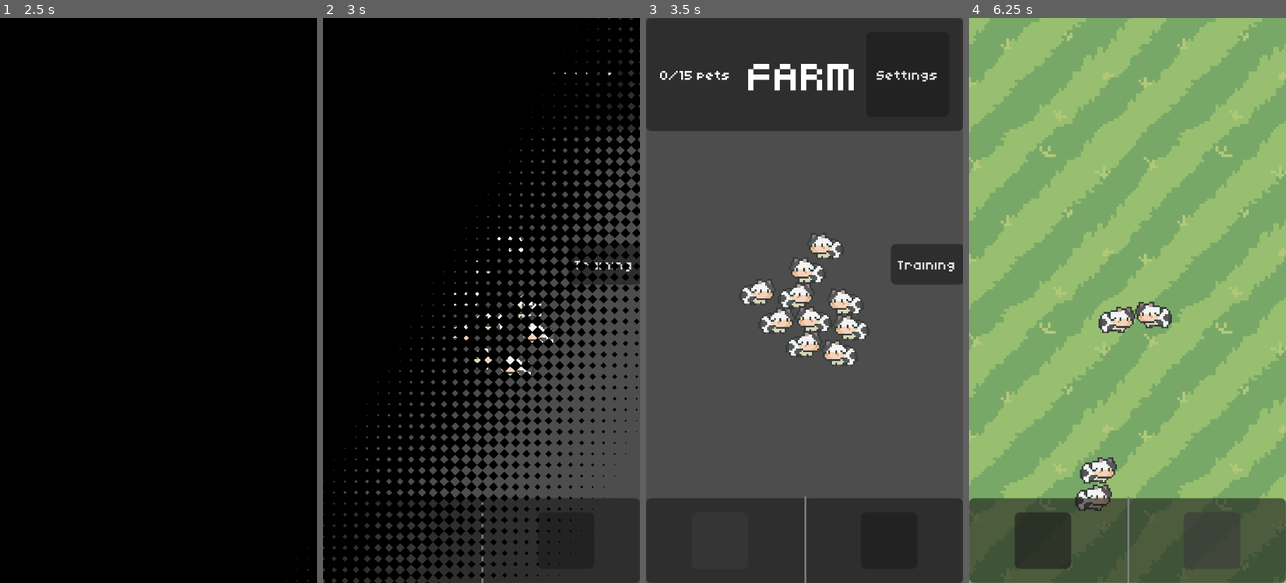
Above: before the commit, frames 1-4 (left to right).
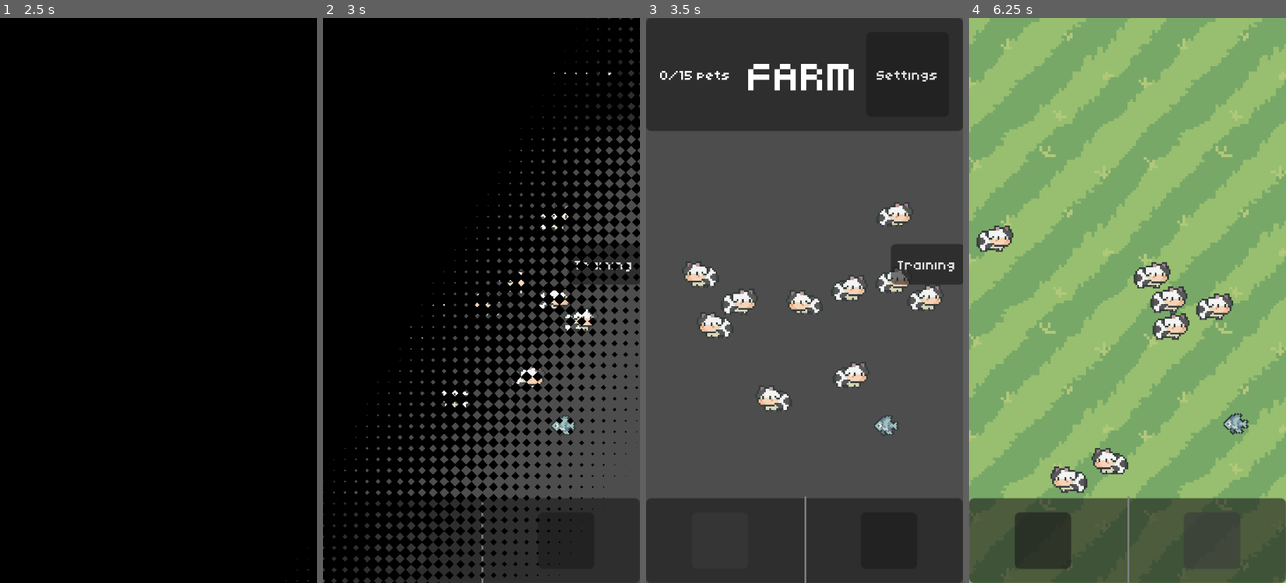
Above: after the commit, the same moments.

Repository: D2rkL1fe/AFK-FARM
Game: Godot game, scene res://scenes/splash/splash.tscn
The game is run twice, just before and just after one commit, with the same random seed, the same clock (stepped at 60 frames per second) and the same inputs. The engine's default icon, where the game draws it, is replaced by a stand-in: a white triangle on a blue panel in a dark square.
Inputs (mouse positions are in pixels of both pictures, inside the frame that each line leads up to):
- Up to frame 1 (2.5 s): tap Enter at 0.5, 2.1 s; move the mouse to (228, 272) at 0.52 s; hold Right (ui_right) 0.53-1.28 s; hold K 0.53-1.28 s; click (228, 272) at 0.67 s; move the mouse to (95, 328) at 1.27 s; hold Down (ui_down) 1.28-2.03 s; tap Tab at 1.35 s; click (95, 328) at 1.42 s; tap Space at 2 s; move the mouse to (190, 176) at 2.02 s; hold Right (ui_right) from 2.03 s (still down); click (190, 176) at 2.17 s
- Up to frame 2 (3 s): release Right (ui_right) at 2.75 s; click (395, 537) at 2.75 s
- Up to frame 3 (3.5 s): no input
- Up to frame 4 (6.25 s): click (1213, 537) at 3.5 s; click "Training" at 4.25 s; click (1041, 537) at 5 s; click (1213, 537) at 5.75 s

Frame 1 is identical in both runs. In frame 2, 1.3% of the frame differs, in the area x 27-87%, y 33-74%; in frame 3, 5.8%, in the area x 11-94%, y 32-74%; in frame 4, 4.4%.

Commit message:
added cows wandering

Diff:
--- a/entities/Entity.gd
+++ b/entities/Entity.gd
@@ -11,7 +11,10 @@
 const PASSIVE_HUNGER_LOSS_PER_SEC: float = 0.05
 const MOVEMENT_ENERGY_COST_PER_SEC: float = 3.0
 const MOVEMENT_HUNGER_COST_PER_SEC: float = 0.1
-const MOVEMENT_THRESHOLD: float = 5.0
+const MOVEMENT_THRESHOLD: float = 15.0
+const PASSIVE_ENERGY_REGEN_PER_SEC: float = 2.0
+const WANDERING_XP_GAIN_PER_SEC: float = 0.5
+const BASE_WANDERING_EXP_TO_NEXT_LEVEL: int = 100
 
 const MAX_LEVEL: int = 100
 const LOW_HUNGER_THRESHOLD: float = 25.0
@@ -19,29 +22,50 @@
 const STAT_PENALTY_THRESHOLD: float = 50.0
 const MOVE_SPEED_BASE: float = 25.0
 const MOUSE_FOLLOW_SPEED_BASE: float = 60.0
+const REWARD_COLLECTION_RANGE: float = 12.0
+
+const MEMORY_DECAY_TIME: float = 10.0
+const MEMORY_UPDATE_DISTANCE: float = 30.0
+const COLLISION_AVOIDANCE_STRENGTH: float = 50.0
+const MIN_FLICKER_VELOCITY: float = 1.0
 
 var current_exp: int = 0
-var exp_to_next_level: int = 50
+var exp_to_next_level: int = 30
 var level: int = 1
 var current_hunger: float = 100.0
 var current_energy: float = 100.0
 
+var wandering_level: int = 1
+var current_wandering_exp: float = 0.0
+var wandering_exp_to_next_level: int = BASE_WANDERING_EXP_TO_NEXT_LEVEL
+var wander_search_radius: float = 50.0
+var wander_radius_base: float = 50.0
+
+var last_wandered_pos: Vector2 = Vector2.ZERO
+var last_wandered_time: float = 0.0
+
 var move_speed_multiplier: float
 var energy_cost_multiplier: float
 var exp_gain_multiplier: float
 
-enum State { WANDERING, FOLLOWING, IDLE, FOLLOWING_MOUSE }
+enum State { WANDERING, FOLLOWING, IDLE, FOLLOWING_MOUSE, SEEKING_REWARD }
 var current_state: State = State.WANDERING
 
 var target_pos : Vector2
 var leader: CharacterBody2D = null
 var follow_offset: Vector2 = Vector2.ZERO
+var target_reward: Node2D = null
 
 const LERP_SMOOTHNESS: float = 4.0
 const REPULSION_STRENGTH: float = 35.0
 
 func _init():
 	randomize_stats()
+
+func _ready() -> void:
+	move()
+	last_wandered_pos = global_position
+	last_wandered_time = Time.get_ticks_msec() / 1000.0
 
 func randomize_stats():
 	move_speed_multiplier = randf_range(0.7, 1.3)
@@ -74,11 +98,21 @@
 	while current_exp >= exp_to_next_level and level < MAX_LEVEL:
 		current_exp -= exp_to_next_level
 		level += 1
-		exp_to_next_level = int(exp_to_next_level * 1.2) + 50
-		print("Pet leveled up to ", level, "! Next EXP needed: ", exp_to_next_level)
+		exp_to_next_level = int(exp_to_next_level * 1.15) + 30
 
 	if level >= MAX_LEVEL:
 		current_exp = exp_to_next_level
+
+func wandering_level_up():
+	while current_wandering_exp >= wandering_exp_to_next_level:
+		current_wandering_exp -= wandering_exp_to_next_level
+		wandering_level += 1
+		wandering_exp_to_next_level = int(wandering_exp_to_next_level * 1.2)
+		wander_search_radius = wander_radius_base + float(wandering_level) * 5.0
+
+func eat_fish(hunger_restore: float, energy_restore: float) -> void:
+	current_hunger = clampf(current_hunger + hunger_restore, 0, 100)
+	current_energy = clampf(current_energy + energy_restore, 0, get_max_energy())
 
 func _physics_process(delta: float) -> void:
 
@@ -89,6 +123,28 @@
 	if current_energy > max_energy:
 		current_energy = max_energy
 
+	if current_state != State.FOLLOWING_MOUSE:
+		current_energy = clampf(current_energy + PASSIVE_ENERGY_REGEN_PER_SEC * delta, 0, max_energy)
+
+	if current_state == State.WANDERING or current_state == State.IDLE:
+		check_for_rewards()
+		current_wandering_exp += WANDERING_XP_GAIN_PER_SEC * delta
+		wandering_level_up()
+		if global_position.distance_to(last_wandered_pos) >= MEMORY_UPDATE_DISTANCE:
+			last_wandered_pos = global_position
+			last_wandered_time = Time.get_ticks_msec() / 1000.0
+
+	if current_state == State.SEEKING_REWARD:
+		if is_instance_valid(target_reward):
+			target_pos = target_reward.global_position
+
+			if global_position.distance_to(target_pos) <= REWARD_COLLECTION_RANGE:
+				target_reward._on_interacted(self)
+				target_reward = null
+				move()
+		else:
+			move()
+
 	var current_move_speed: float = get_current_move_speed()
 
 	if current_state == State.FOLLOWING:
@@ -96,16 +152,32 @@
 
 	var direction = (target_pos - global_position).normalized()
 
-	sprite.z_index = int(global_position.y)
+	sprite.z_index = int(global_position.y) + 1000
 
 	var desired_velocity: Vector2
-	var is_moving: bool = global_position.distance_to(target_pos) > 5.0
+	var is_moving: bool = global_position.distance_to(target_pos) > MOVEMENT_THRESHOLD or current_state == State.SEEKING_REWARD
 
 	if is_moving:
-		desired_velocity = direction * current_move_speed + calculate_avoidance_force()
+		var avoidance_force = calculate_avoidance_force()
+		var memory_force = calculate_memory_force()
+
+		desired_velocity = direction * current_move_speed + avoidance_force + memory_force
+
 		sprite.play("move")
-		sprite.flip_h = desired_velocity.x > 0
-		velocity = lerp(velocity, desired_velocity, LERP_SMOOTHNESS * delta)
+
+		if current_state == State.WANDERING:
+			var random_deviation = Vector2.from_angle(randf_range(-PI/8, PI/8))
+			desired_velocity = desired_velocity.rotated(random_deviation.angle())
+
+		if velocity.x > MIN_FLICKER_VELOCITY:
+			sprite.flip_h = true
+		elif velocity.x < -MIN_FLICKER_VELOCITY:
+			sprite.flip_h = false
+
+		if current_state == State.SEEKING_REWARD:
+			velocity = desired_velocity
+		else:
+			velocity = lerp(velocity, desired_velocity, LERP_SMOOTHNESS * delta)
 	else:
 		sprite.play("idle")
 		velocity = lerp(velocity, Vector2.ZERO, LERP_SMOOTHNESS * delta)
@@ -116,9 +188,34 @@
 		current_energy = clampf(current_energy - MOVEMENT_ENERGY_COST_PER_SEC * energy_cost_multiplier * delta, 0, max_energy)
 		current_hunger = clampf(current_hunger - MOVEMENT_HUNGER_COST_PER_SEC * delta, 0, 100)
 
+func check_for_rewards():
+	if current_state != State.WANDERING and current_state != State.IDLE:
+		return
+
+	if collision_area == null:
+		return
+
+	var overlapping_areas = collision_area.get_overlapping_areas()
+
+	var closest_reward: Node2D = null
+	var closest_distance: float = 1000000.0
+
+	for area in overlapping_areas:
+		if area.get_parent() is Fish:
+			var fish_node = area.get_parent()
+			if fish_node.global_position.distance_to(global_position) < closest_distance:
+				closest_distance = fish_node.global_position.distance_to(global_position)
+				closest_reward = fish_node
+
+	if is_instance_valid(closest_reward):
+		start_seeking_reward(closest_reward)
+
 func move():
 	current_state = State.WANDERING
-	target_pos = global_position + Vector2(randf_range(-50, 50), randf_range(-50, 50))
+
+	var search_range = wander_search_radius
+
+	target_pos = global_position + Vector2(randf_range(-search_range, search_range), randf_range(-search_range, search_range))
 	target_pos = target_pos.clamp(Vector2(-75, -75), Vector2(75, 75))
 	move_timer.wait_time = randf_range(2.0, 5.0)
 	move_timer.start()
@@ -137,6 +234,11 @@
 	current_state = State.WANDERING
 	move()
 
+func start_seeking_reward(reward: Node2D):
+	current_state = State.SEEKING_REWARD
+	target_reward = reward
+	move_timer.stop()
+
 func _on_move_timer_timeout() -> void:
 	if current_state == State.WANDERING:
 		move()
@@ -160,7 +262,23 @@
 		if body is Entity and body != self:
 			var vector_away = (global_position - body.global_position).normalized()
 			var distance = global_position.distance_to(body.global_position)
-			var weight = REPULSION_STRENGTH / max(1.0, distance)
+			var weight = COLLISION_AVOIDANCE_STRENGTH / max(1.0, distance)
 			repulsion_force += vector_away * weight
 
 	return repulsion_force
+
+func calculate_memory_force() -> Vector2:
+	if current_state != State.WANDERING:
+		return Vector2.ZERO
+
+	var time_since_last_visit = (Time.get_ticks_msec() / 1000.0) - last_wandered_time
+
+	if time_since_last_visit < MEMORY_DECAY_TIME:
+		var memory_strength = 1.0 - (time_since_last_visit / MEMORY_DECAY_TIME)
+		var vector_away = (global_position - last_wandered_pos).normalized()
+		var distance_factor = 1.0 / max(1.0, global_position.distance_to(last_wandered_pos) / 100.0)
+
+		var memory_repulsion = vector_away * memory_strength * distance_factor * 25.0
+		return memory_repulsion
+
+	return Vector2.ZERO
--- /dev/null
+++ b/entities/food/fish/fish.gd
@@ -0,0 +1,10 @@
+extends Node2D
+class_name Fish
+
+@export var hunger_restore: float = 20.0
+@export var energy_restore: float = 10.0
+
+func _on_interacted(pet_instance):
+	if pet_instance is Entity:
+		pet_instance.eat_fish(hunger_restore, energy_restore)
+		queue_free()
--- a/entities/food/fish/fish.tscn
+++ b/entities/food/fish/fish.tscn
@@ -1,6 +1,7 @@
-[gd_scene load_steps=4 format=3 uid="uid://b83yydp88t3cn"]
+[gd_scene load_steps=6 format=3 uid="uid://b83yydp88t3cn"]
 
 [ext_resource type="Texture2D" uid="uid://blw310c05c2co" path="res://assets/packs/Hana Caraka - Livestock & Fish [Sample]/Fish.png" id="1_ywhkx"]
+[ext_resource type="Script" uid="uid://bjuivvl2i55lw" path="res://entities/food/fish/fish.gd" id="2_a3lrt"]
 
 [sub_resource type="AtlasTexture" id="AtlasTexture_a3lrt"]
 atlas = ExtResource("1_ywhkx")
@@ -17,5 +18,19 @@
 "speed": 5.0
 }]
 
-[node name="Fish" type="AnimatedSprite2D" unique_id=918988648]
+[sub_resource type="CapsuleShape2D" id="CapsuleShape2D_ywhkx"]
+radius = 5.997146
+height = 13.993341
+
+[node name="Fish" type="Node2D"]
+rotation = -0.7858375
+script = ExtResource("2_a3lrt")
+
+[node name="AnimatedSprite2D" type="AnimatedSprite2D" parent="."]
 sprite_frames = SubResource("SpriteFrames_xhvsj")
+
+[node name="Area2D" type="Area2D" parent="."]
+rotation = -0.8158006
+
+[node name="CollisionShape2D" type="CollisionShape2D" parent="Area2D"]
+shape = SubResource("CapsuleShape2D_ywhkx")
--- a/scenes/expedition/ExpeditionManager.gd
+++ b/scenes/expedition/ExpeditionManager.gd
@@ -10,8 +10,8 @@
 var active_pets: Array = []
 
 func _ready() -> void:
-	for i in range(5):
-		spawn_pet("Cow", Vector2(randf_range(-10, 10), randf_range(-10, 10)))
+	for pet_data in Stats.pets:
+		spawn_pet(pet_data.entity_name, Vector2(randf_range(-10, 10), randf_range(-10, 10)))
 
 func spawn_pet(pet_name: String, spawn_pos: Vector2) -> void:
 	if pets.has(pet_name):
--- a/scenes/expedition/expedition.tscn
+++ b/scenes/expedition/expedition.tscn
@@ -1,11 +1,14 @@
-[gd_scene load_steps=10 format=4 uid="uid://ujb8vuc4ixe6"]
+[gd_scene load_steps=16 format=4 uid="uid://ujb8vuc4ixe6"]
 
 [ext_resource type="PackedScene" uid="uid://bxrecyxxf3k41" path="res://ui/NavPanel/nav_panel.tscn" id="1_sxp1i"]
 [ext_resource type="Script" uid="uid://84rutin1phm1" path="res://scenes/expedition/ExpeditionManager.gd" id="1_x5hyh"]
 [ext_resource type="Texture2D" uid="uid://boek7edbjf7tb" path="res://assets/tilemap/dirt_overlay.png" id="2_ebekg"]
-[ext_resource type="Shader" uid="uid://dtn4di3oxft6e" path="res://scenes/expedition/tilemap_overlay.gdshader" id="3_u65hj"]
+[ext_resource type="Shader" path="res://scenes/expedition/tilemap_overlay.gdshader" id="3_u65hj"]
 [ext_resource type="Texture2D" uid="uid://dd0ax70go5v7x" path="res://assets/tilemap/base_tilemap.png" id="4_iw1oo"]
 [ext_resource type="Texture2D" uid="uid://bimuwoeh12xue" path="res://assets/tilemap/grass_overlay.png" id="4_u65hj"]
+[ext_resource type="PackedScene" uid="uid://b83yydp88t3cn" path="res://entities/food/fish/fish.tscn" id="7_yliok"]
+[ext_resource type="Texture2D" uid="uid://blw310c05c2co" path="res://assets/packs/Hana Caraka - Livestock & Fish [Sample]/Fish.png" id="8_pda8a"]
+[ext_resource type="Script" uid="uid://bjuivvl2i55lw" path="res://entities/food/fish/fish.gd" id="9_ynqok"]
 
 [sub_resource type="ShaderMaterial" id="ShaderMaterial_av7af"]
 shader = ExtResource("3_u65hj")
@@ -146,23 +149,82 @@
 terrain_set_0/terrain_0/color = Color(0.5, 0.34375, 0.25, 1)
 sources/0 = SubResource("TileSetAtlasSource_yliok")
 
-[node name="Expedition" type="Node2D" unique_id=2028591657]
+[sub_resource type="AtlasTexture" id="AtlasTexture_a3lrt"]
+atlas = ExtResource("8_pda8a")
+region = Rect2(0, 32, 16, 16)
+
+[sub_resource type="SpriteFrames" id="SpriteFrames_0nabu"]
+animations = [{
+"frames": [{
+"duration": 1.0,
+"texture": SubResource("AtlasTexture_a3lrt")
+}],
+"loop": true,
+"name": &"default",
+"speed": 5.0
+}]
+
+[sub_resource type="CapsuleShape2D" id="CapsuleShape2D_7a00c"]
+radius = 5.997146
+height = 13.993341
+
+[node name="Expedition" type="Node2D"]
 script = ExtResource("1_x5hyh")
 
-[node name="Background" type="Sprite2D" parent="." unique_id=483518715]
+[node name="Background" type="Sprite2D" parent="."]
 texture_repeat = 2
+position = Vector2(-4, 0)
 texture = ExtResource("2_ebekg")
 region_enabled = true
 region_rect = Rect2(0, 0, 1000, 600)
 
-[node name="TileMapLayer" type="TileMapLayer" parent="." unique_id=2128526637]
+[node name="TileMapLayer" type="TileMapLayer" parent="."]
 material = SubResource("ShaderMaterial_av7af")
 tile_map_data = PackedByteArray("AAD///3/AAACAAEAAAAAAP3/AAACAAEAAAAAAPz/AAACAAEAAAABAPz/AAACAAEAAAABAP3/AAACAAEAAAACAP …(39856 unchanged characters)…
 tile_set = SubResource("TileSet_pda8a")
 
-[node name="Camera2D" type="Camera2D" parent="." unique_id=685403625]
-
-[node name="CanvasLayer" type="CanvasLayer" parent="." unique_id=1392909479]
-
-[node name="NavPanel" parent="CanvasLayer" unique_id=735052115 instance=ExtResource("1_sxp1i")]
+[node name="Camera2D" type="Camera2D" parent="."]
+
+[node name="CanvasLayer" type="CanvasLayer" parent="."]
+
+[node name="NavPanel" parent="CanvasLayer" instance=ExtResource("1_sxp1i")]
 offset_top = -48.0
+
+[node name="Fish" parent="." instance=ExtResource("7_yliok")]
+position = Vector2(279, 99)
+
+[node name="AnimatedSprite2D2" type="AnimatedSprite2D" parent="Fish"]
+sprite_frames = SubResource("SpriteFrames_0nabu")
+
+[node name="Area2D2" type="Area2D" parent="Fish"]
+rotation = -0.8158006
+script = ExtResource("9_ynqok")
+
+[node name="CollisionShape2D" type="CollisionShape2D" parent="Fish/Area2D2"]
+shape = SubResource("CapsuleShape2D_7a00c")
+
+[node name="Fish2" parent="." instance=ExtResource("7_yliok")]
+position = Vector2(62.000004, 70)
+
+[node name="AnimatedSprite2D2" type="AnimatedSprite2D" parent="Fish2"]
+sprite_frames = SubResource("SpriteFrames_0nabu")
+
+[node name="Area2D2" type="Area2D" parent="Fish2"]
+rotation = -0.8158006
+script = ExtResource("9_ynqok")
+
+[node name="CollisionShape2D" type="CollisionShape2D" parent="Fish2/Area2D2"]
+shape = SubResource("CapsuleShape2D_7a00c")
+
+[node name="Fish3" parent="." instance=ExtResource("7_yliok")]
+position = Vector2(-360, -108)
+
+[node name="AnimatedSprite2D2" type="AnimatedSprite2D" parent="Fish3"]
+sprite_frames = SubResource("SpriteFrames_0nabu")
+
+[node name="Area2D2" type="Area2D" parent="Fish3"]
+rotation = -0.8158006
+script = ExtResource("9_ynqok")
+
+[node name="CollisionShape2D" type="CollisionShape2D" parent="Fish3/Area2D2"]
+shape = SubResource("CapsuleShape2D_7a00c")
--- a/scenes/farm/camera_2d.gd
+++ b/scenes/farm/camera_2d.gd
@@ -7,6 +7,7 @@
 @export var experience_label: Label
 @export var hunger_label: Label
 @export var energy_label: Label
+@export var wandering_label: Label
 
 var target : Node2D
 
@@ -48,6 +49,8 @@
 		hunger_label.text = "HUNGER: " + str(int(pet.current_hunger)) + "/100"
 	if is_instance_valid(energy_label):
 		energy_label.text = "ENERGY: " + str(int(pet.current_energy)) + "/" + str(int(pet.get_max_energy()))
+	if is_instance_valid(wandering_label):
+		wandering_label.text = "WANDER: Lvl " + str(pet.wandering_level) + " (" + str(int(pet.current_wandering_exp)) + " / " + str(pet.wandering_exp_to_next_level) + ")"
 
 
 func _on_pet_selected(pet):
--- a/scenes/farm/farm.gd
+++ b/scenes/farm/farm.gd
@@ -8,17 +8,18 @@
 var total_mouse_distance: float = 0.0
 var training_start_time: float = 0.0
 
-const XP_DIVISOR = 60.0
+const XP_DIVISOR = 20.0
+const FISH_HUNGER_VALUE = 40.0
+const FISH_ENERGY_VALUE = 20.0
 
 func _ready() -> void:
+	add_to_group("farm_root")
 	spawn_pets()
 
 func spawn_pets():
 	for pet in Stats.pets:
 		var instance = PetLoader.pets[pet.entity_name].instantiate()
-
 		instance.global_position = Vector2(randf_range(-50, 50), randf_range(-50, 50))
-
 		spawn.add_child(instance)
 
 func _physics_process(_delta: float) -> void:
@@ -37,6 +38,21 @@
 
 	if is_training and event is InputEventMouseButton and event.button_index == MOUSE_BUTTON_LEFT and event.pressed:
 		target_pets(get_global_mouse_position())
+
+func _on_fish_clicked(_fish_instance) -> void:
+	var pets = spawn.get_children().filter(func(child): return child is Entity)
+
+	var total_pets = pets.size()
+	if total_pets == 0:
+		return
+
+	var hunger_share = FISH_HUNGER_VALUE / total_pets
+	var energy_share = FISH_ENERGY_VALUE / total_pets
+
+	for pet in pets:
+		pet.eat_fish(hunger_share, energy_share)
+
+	print("Pets ate fish! Hunger gained: ", hunger_share, " Energy gained: ", energy_share)
 
 func _on_training_toggled(_toggled_on: bool) -> void:
 	is_training = _toggled_on
@@ -74,7 +90,6 @@
 	for child in spawn.get_children():
 		if child is Entity:
 			var xp_gained = max(1, base_gain)
-			# MODIFIED LINE: Ensure minimum gain is 1, even after the multiplier.
 			var final_xp_gain = max(1, int(xp_gained * child.exp_gain_multiplier))
 			child.current_exp += final_xp_gain
 
--- a/scenes/farm/farm.tscn
+++ b/scenes/farm/farm.tscn
@@ -1,10 +1,32 @@
-[gd_scene load_steps=6 format=3 uid="uid://dbvqcdva877u4"]
+[gd_scene load_steps=12 format=3 uid="uid://dbvqcdva877u4"]
 
 [ext_resource type="Script" uid="uid://da0i8yt0rvby4" path="res://scenes/farm/farm.gd" id="1_a4t06"]
 [ext_resource type="Script" uid="uid://carfb50hq773s" path="res://scenes/farm/camera_2d.gd" id="2_36fi7"]
 [ext_resource type="Theme" uid="uid://dvdhemk8ssjm4" path="res://assets/themes/default.tres" id="2_fev0l"]
 [ext_resource type="PackedScene" uid="uid://bxrecyxxf3k41" path="res://ui/NavPanel/nav_panel.tscn" id="2_wgrn4"]
 [ext_resource type="Script" uid="uid://dfiv6ym8l13ln" path="res://scenes/farm/farm_ui.gd" id="3_36fi7"]
+[ext_resource type="PackedScene" uid="uid://b83yydp88t3cn" path="res://entities/food/fish/fish.tscn" id="6_fhtoc"]
+[ext_resource type="Texture2D" uid="uid://blw310c05c2co" path="res://assets/packs/Hana Caraka - Livestock & Fish [Sample]/Fish.png" id="7_eed4j"]
+[ext_resource type="Script" uid="uid://bjuivvl2i55lw" path="res://entities/food/fish/fish.gd" id="7_f0ucu"]
+
+[sub_resource type="AtlasTexture" id="AtlasTexture_a3lrt"]
+atlas = ExtResource("7_eed4j")
+region = Rect2(0, 32, 16, 16)
+
+[sub_resource type="SpriteFrames" id="SpriteFrames_k484s"]
+animations = [{
+"frames": [{
+"duration": 1.0,
+"texture": SubResource("AtlasTexture_a3lrt")
+}],
+"loop": true,
+"name": &"default",
+"speed": 5.0
+}]
+
+[sub_resource type="CapsuleShape2D" id="CapsuleShape2D_51x8p"]
+radius = 5.997146
+height = 13.993341
 
 [node name="Farm" type="Node2D" node_paths=PackedStringArray("spawn", "training_button")]
 script = ExtResource("1_a4t06")
@@ -15,7 +37,7 @@
 
 [node name="CanvasLayer" type="CanvasLayer" parent="."]
 
-[node name="FarmUI" type="Control" parent="CanvasLayer" node_paths=PackedStringArray("camera", "info")]
+[node name="FarmUI" type="Control" parent="CanvasLayer" node_paths=PackedStringArray("camera", "info", "training_button")]
 layout_mode = 3
 anchors_preset = 15
 anchor_right = 1.0
@@ -27,6 +49,7 @@
 script = ExtResource("3_36fi7")
 camera = NodePath("../CameraControl/Camera2D")
 info = NodePath("Info")
+training_button = NodePath("Training")
 
 [node name="PetInfoPanel" type="PanelContainer" parent="CanvasLayer/FarmUI"]
 custom_minimum_size = Vector2(0, 64)
@@ -60,7 +83,6 @@
 text = "Settings"
 
 [node name="Info" type="PanelContainer" parent="CanvasLayer/FarmUI"]
-visible = false
 layout_mode = 1
 anchors_preset = 6
 anchor_left = 1.0
@@ -95,6 +117,11 @@
 text = "Experience 0"
 horizontal_alignment = 1
 
+[node name="Wandering" type="Label" parent="CanvasLayer/FarmUI/Info/MarginContainer/VBoxContainer"]
+layout_mode = 2
+text = "Wandering 0"
+horizontal_alignment = 1
+
 [node name="Hunger" type="Label" parent="CanvasLayer/FarmUI/Info/MarginContainer/VBoxContainer"]
 layout_mode = 2
 text = "HUNGER 100/100"
@@ -124,7 +151,7 @@
 toggle_mode = true
 text = "Training"
 
-[node name="CameraControl" type="Control" parent="CanvasLayer" node_paths=PackedStringArray("camera", "info", "training_button", "level_label", "experience_label", "hunger_label", "energy_label")]
+[node name="CameraControl" type="Control" parent="CanvasLayer" node_paths=PackedStringArray("camera", "info", "training_button", "level_label", "experience_label", "hunger_label", "energy_label", "wandering_label")]
 layout_mode = 3
 anchors_preset = 0
 offset_right = 40.0
@@ -137,8 +164,22 @@
 experience_label = NodePath("../FarmUI/Info/MarginContainer/VBoxContainer/Experience")
 hunger_label = NodePath("../FarmUI/Info/MarginContainer/VBoxContainer/Hunger")
 energy_label = NodePath("../FarmUI/Info/MarginContainer/VBoxContainer/Energy")
+wandering_label = NodePath("../FarmUI/Info/MarginContainer/VBoxContainer/Wandering")
 
 [node name="Camera2D" type="Camera2D" parent="CanvasLayer/CameraControl"]
+
+[node name="Fish" parent="." instance=ExtResource("6_fhtoc")]
+position = Vector2(47, 71)
+
+[node name="AnimatedSprite2D2" type="AnimatedSprite2D" parent="Fish"]
+sprite_frames = SubResource("SpriteFrames_k484s")
+
+[node name="Area2D2" type="Area2D" parent="Fish"]
+rotation = -0.8158006
+script = ExtResource("7_f0ucu")
+
+[node name="CollisionShape2D" type="CollisionShape2D" parent="Fish/Area2D2"]
+shape = SubResource("CapsuleShape2D_51x8p")
 
 [connection signal="pressed" from="CanvasLayer/FarmUI/Info/MarginContainer/VBoxContainer/ExitButton" to="CanvasLayer/FarmUI" method="reset_camera_view"]
 [connection signal="pressed" from="CanvasLayer/FarmUI/Info/MarginContainer/VBoxContainer/ExitButton" to="CanvasLayer/CameraControl" method="reset_camera_view"]
Not shown, added: entities/food/fish/fish.gd.uid
